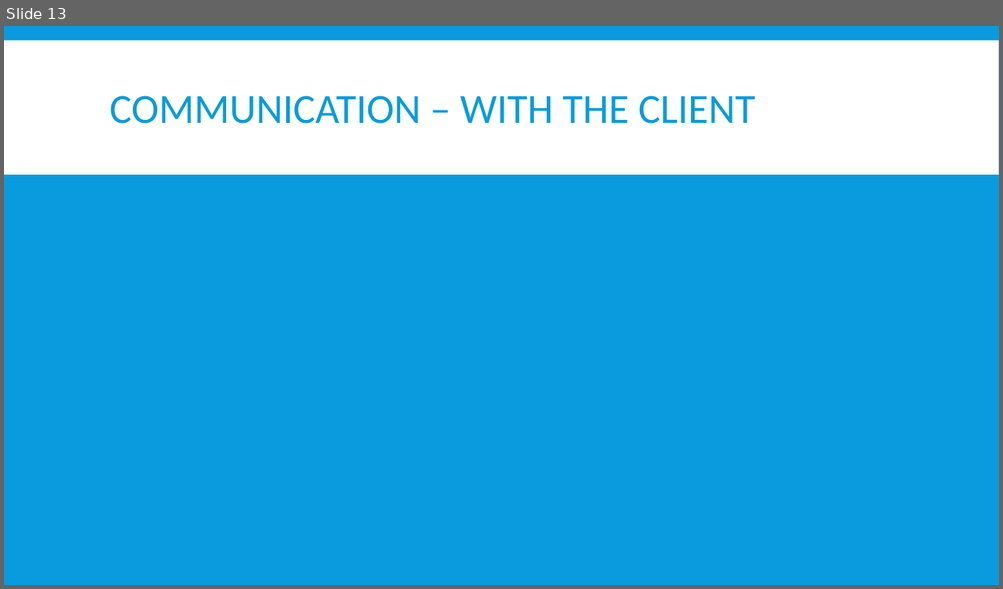
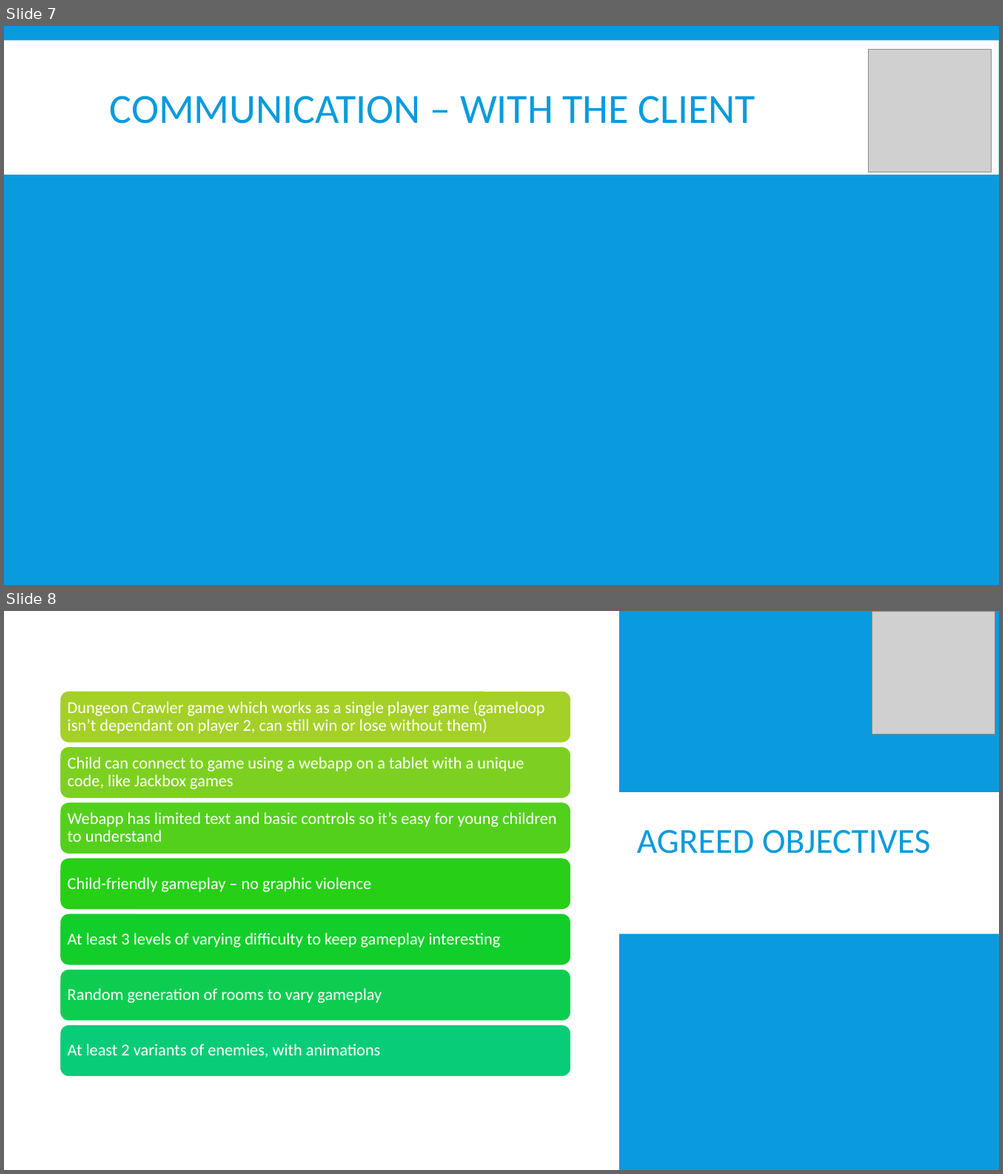
Before and after one commit to bobisapotato/dungeon, a slide deck: Documentation/Team Presentation.pptx. Shown one above the other, each under a label of ours: slide 13 before the commit, slides 7 and 8 after it. The pictures are 1003x589 and 1003x1174 pixels, drawn with LibreOffice and Linux fonts; fonts in the diff are those of the drawing; grey boxes stand for pictures. Boxes give left, top, right and bottom in pixels: in the first picture for what was removed or moved away, otherwise in the second. Text is boxed around its words. In the diff, an @@ line names an element or a change of style, - is before the commit and + after.

```diff
--- a/Documentation/Team Presentation.pptx
+++ b/Documentation/Team Presentation.pptx
@@ slide 8 added at (x1=4, y1=611, x2=999, y2=1170), background #FFFFFF @@
@@ rectangle added at (x1=4, y1=625, x2=999, y2=760), fill #2C2C2C @@
@@ rectangle added at (x1=4, y1=611, x2=999, y2=1170), fill #FFFFFF @@
@@ rectangle added at (x1=620, y1=611, x2=999, y2=1170), fill #099BDD @@
@@ picture added at (x1=873, y1=611, x2=996, y2=734) @@
@@ rectangle added at (x1=620, y1=792, x2=999, y2=934), fill #FFFFFF @@
@@ title added at (x1=637, y1=830, x2=930, y2=854), 34 pt, text #099BDD @@
+AGREED OBJECTIVES
@@ group added at (x1=60, y1=691, x2=571, y2=1077): 7 rounded rectangles, 7 texts @@
+Dungeon Crawler game which works as a single player game (gameloop isn’t dependant on player 2, can still win or lose without them)
+Child can connect to game using a webapp on a tablet with a unique code, like Jackbox games
+Webapp has limited text and basic controls so it’s easy for young children to understand
+Child-friendly gameplay – no graphic violence
+At least 3 levels of varying difficulty to keep gameplay interesting
+Random generation of rooms to vary gameplay
+At least 2 variants of enemies, with animations
@@ what was slide 13 is now slide 7 @@
@@ slide 7 changed as well @@
@@ picture added at (x1=868, y1=49, x2=991, y2=173) @@
```
Also in this commit, not shown: 10 other slides changed, 5 other slides added, 3 slides removed, 4 other files.
